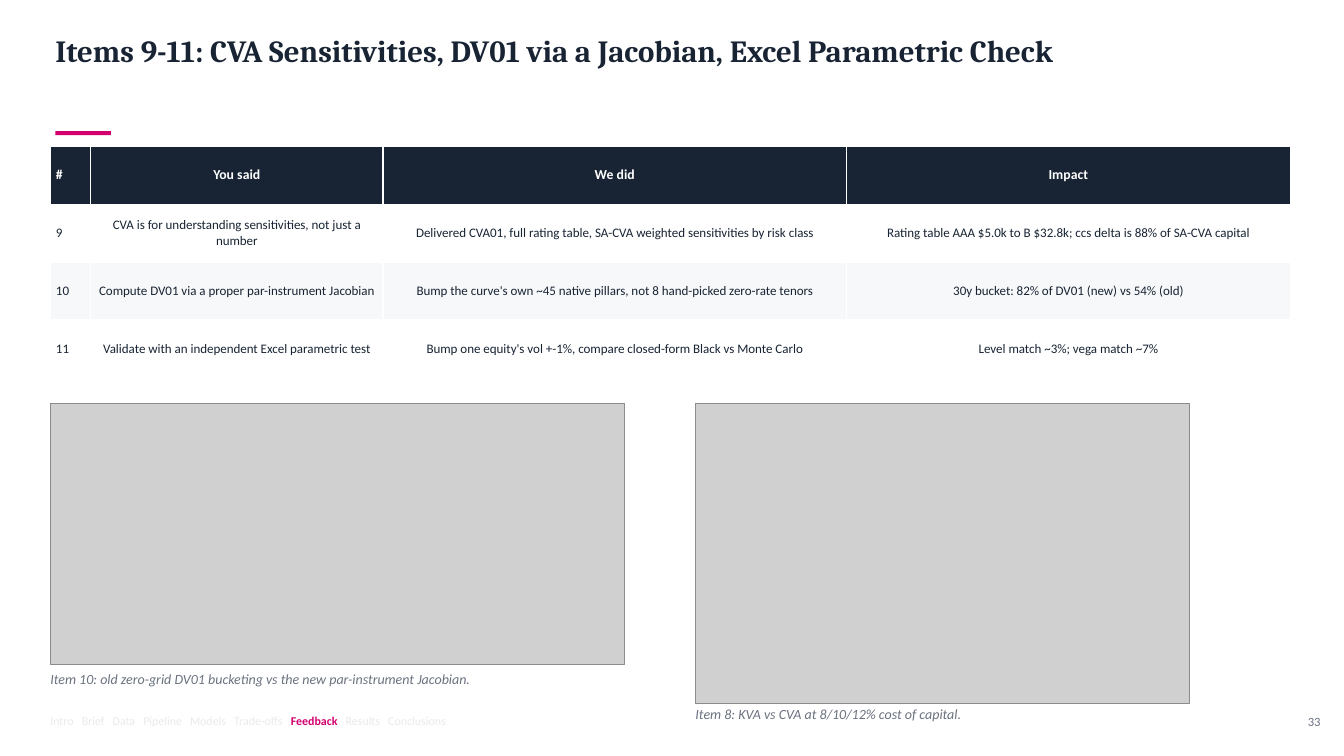
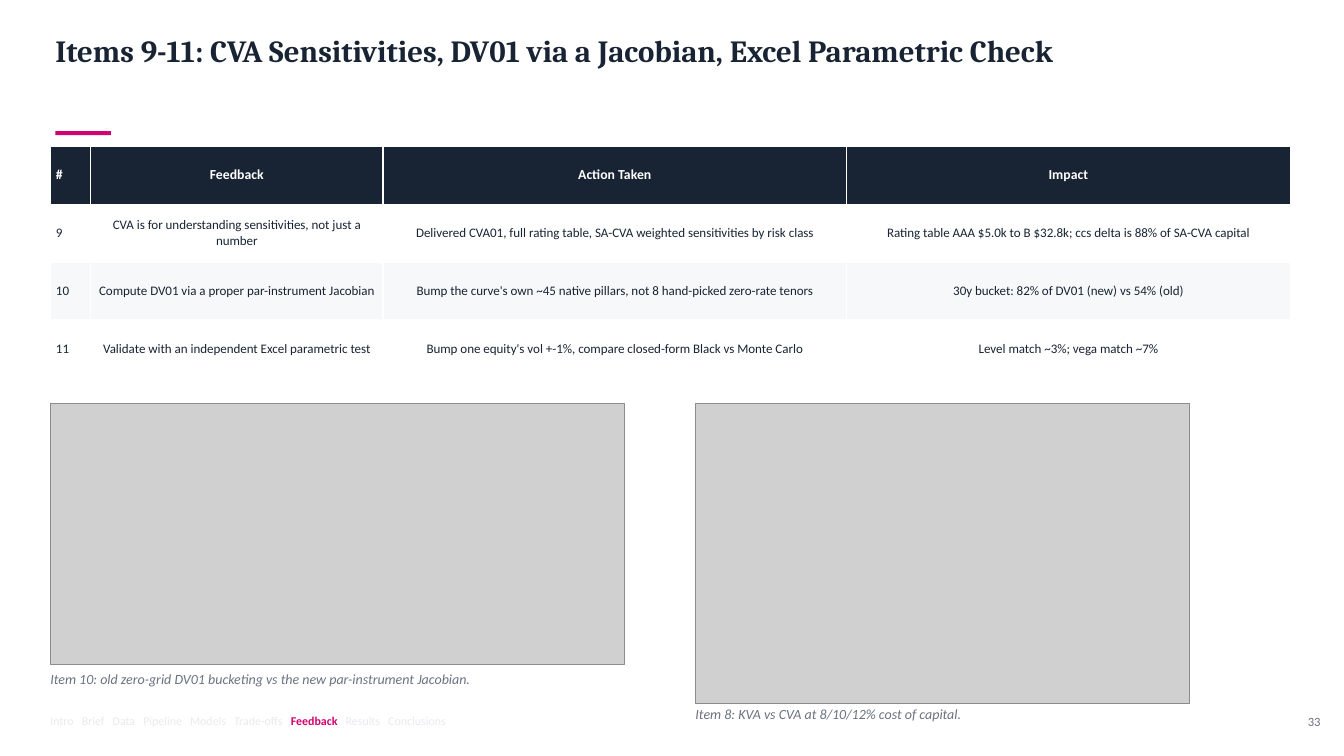
Before and after one commit to eshapandya24/capitolis-risk-engine, a slide deck: slide 33 of docs/Capitolis_CCR_Client_Final_Presentation.pptx. Drawn at 1344x756 pixels with LibreOffice and Linux fonts; fonts in the diff are those of the drawing; grey boxes stand for pictures. Boxes give left, top, right and bottom in pixels: in the first picture for what was removed or moved away, otherwise in the second. Text is boxed around its words. In the diff, an @@ line names an element or a change of style, - is before the commit and + after.

```diff
--- a/docs/Capitolis_CCR_Client_Final_Presentation.pptx
+++ b/docs/Capitolis_CCR_Client_Final_Presentation.pptx
@@ table at (50,146,1291,378) @@
-row 1, column 2: You said
+row 1, column 2: Feedback
-row 1, column 3: We did
+row 1, column 3: Action Taken
```
Also in this commit, not shown: 2 other slides changed, 4 other files.
